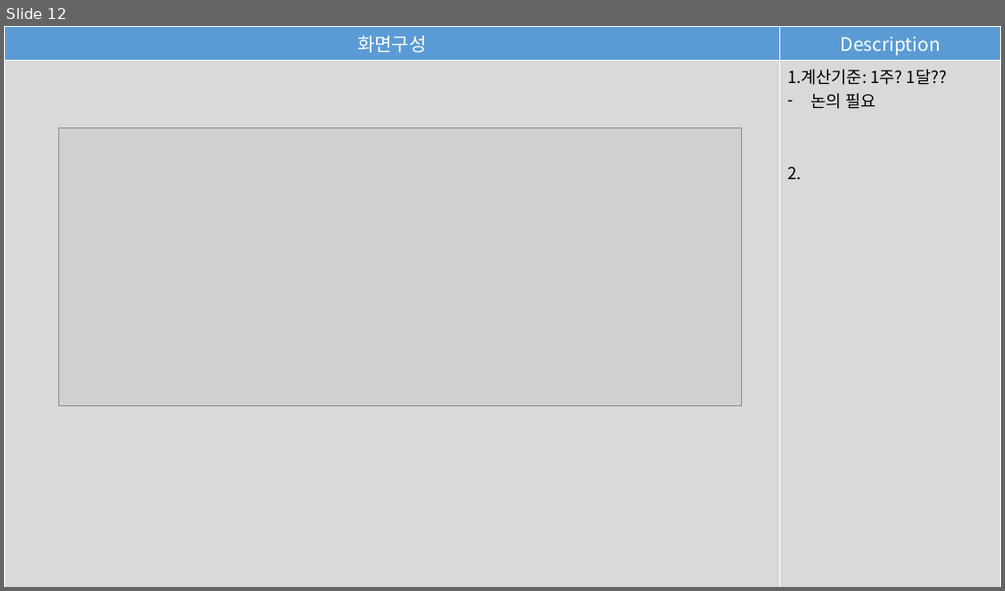
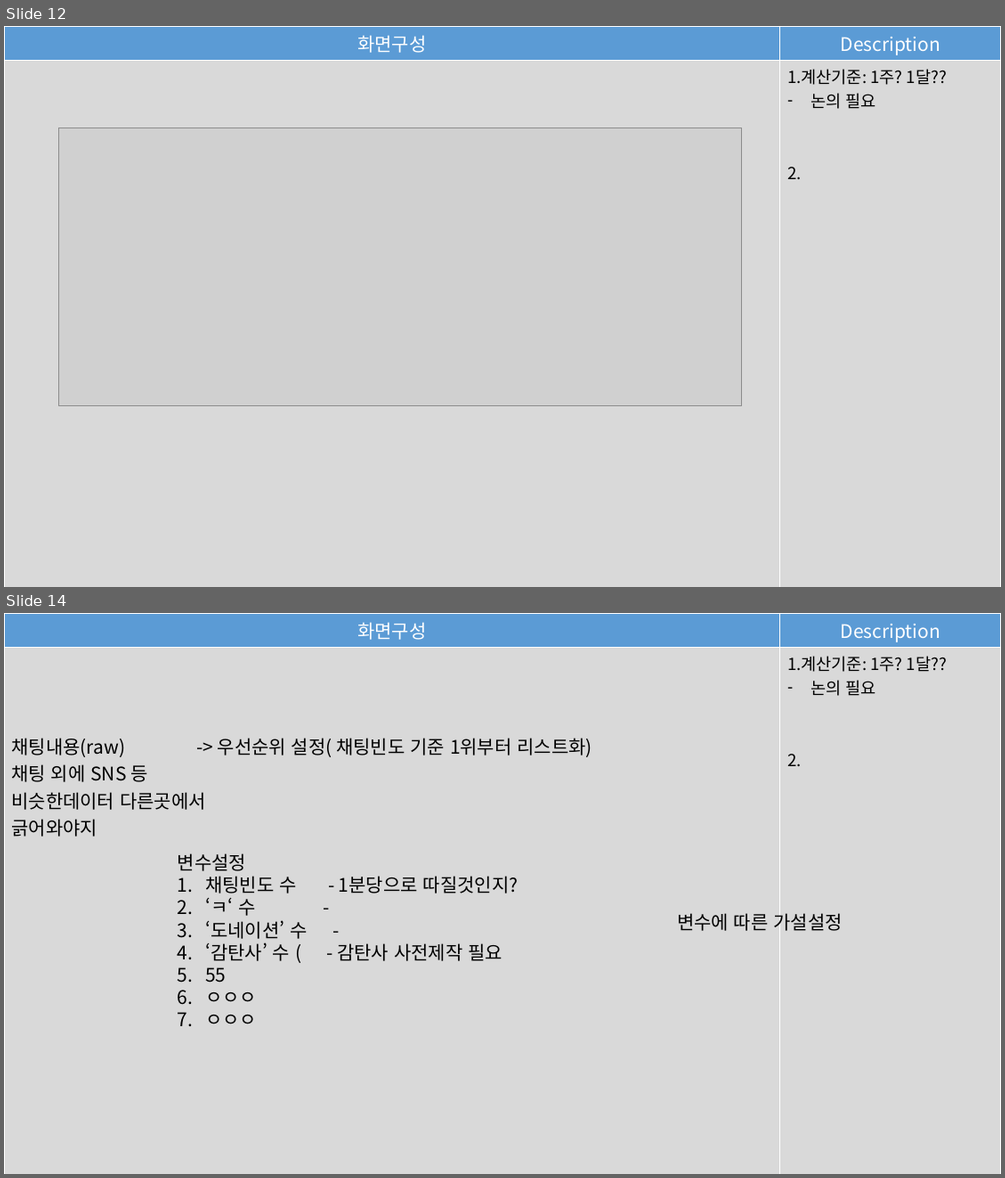
Before and after one commit to chanuuuuu/OnAD_project, a slide deck: docs/23_웹UI기획서/보고서 시각지표 기획.pptx. Shown one above the other, each under a label of ours: slide 12 before the commit, slides 12 and 14 after it; the slides between them are not shown. The pictures are 1005x591 and 1005x1178 pixels, drawn with LibreOffice and Linux fonts; fonts in the diff are those of the drawing; grey boxes stand for pictures. Boxes give left, top, right and bottom in pixels: in the first picture for what was removed or moved away, otherwise in the second. Text is boxed around its words. In the diff, an @@ line names an element or a change of style, - is before the commit and + after.

Commit message:
데이터정의서 작성중_181228

```diff
--- a/docs/23_웹UI기획서/보고서 시각지표 기획.pptx
+++ b/docs/23_웹UI기획서/보고서 시각지표 기획.pptx
@@ slide 14 added at (4,613,1001,1174), background #FFFFFF @@
@@ table added at (4,613,1001,1174), 2 rows, 2 columns @@
+화면구성 | Description
+채팅내용(raw) -> 우선순위 설정( 채팅빈도 기준 1위부터 리스트화) / 채팅 외에 SNS 등 / 비슷한데이터 다른곳에서 / 긁어와야지 | 1.계산기준: 1주? 1달?? / 논의 필요 / 2.
@@ text added at (178,853,518,1024), 18 pt, text #000000 @@
+변수설정
+1. 채팅빈도 수 - 1분당으로 따질것인지?
+2. ‘ㅋ‘ 수 -
+3. ‘도네이션’ 수 -
+4. ‘감탄사’ 수 ( - 감탄사 사전제작 필요
+5. 55
+6. ㅇㅇㅇ
+7. ㅇㅇㅇ
@@ text added at (677,913,841,931), 18 pt, text #000000 @@
+변수에 따른 가설설정
```
Also in this commit, not shown: 1 slide changed, 5 other files.
